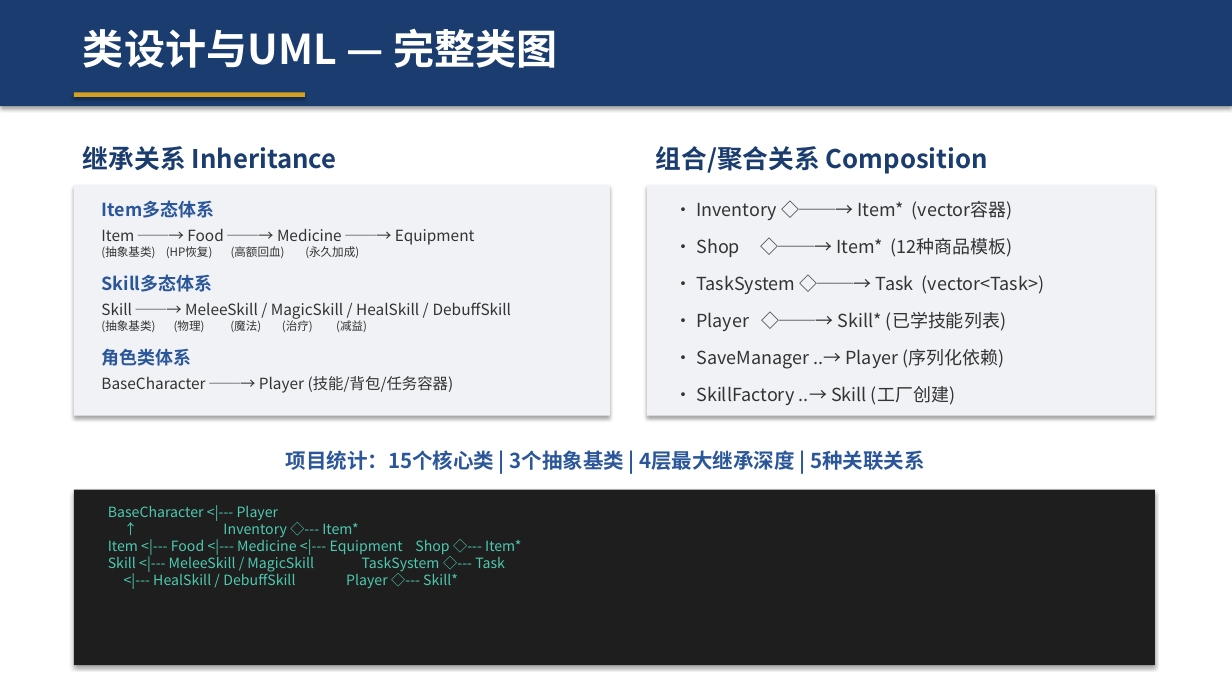
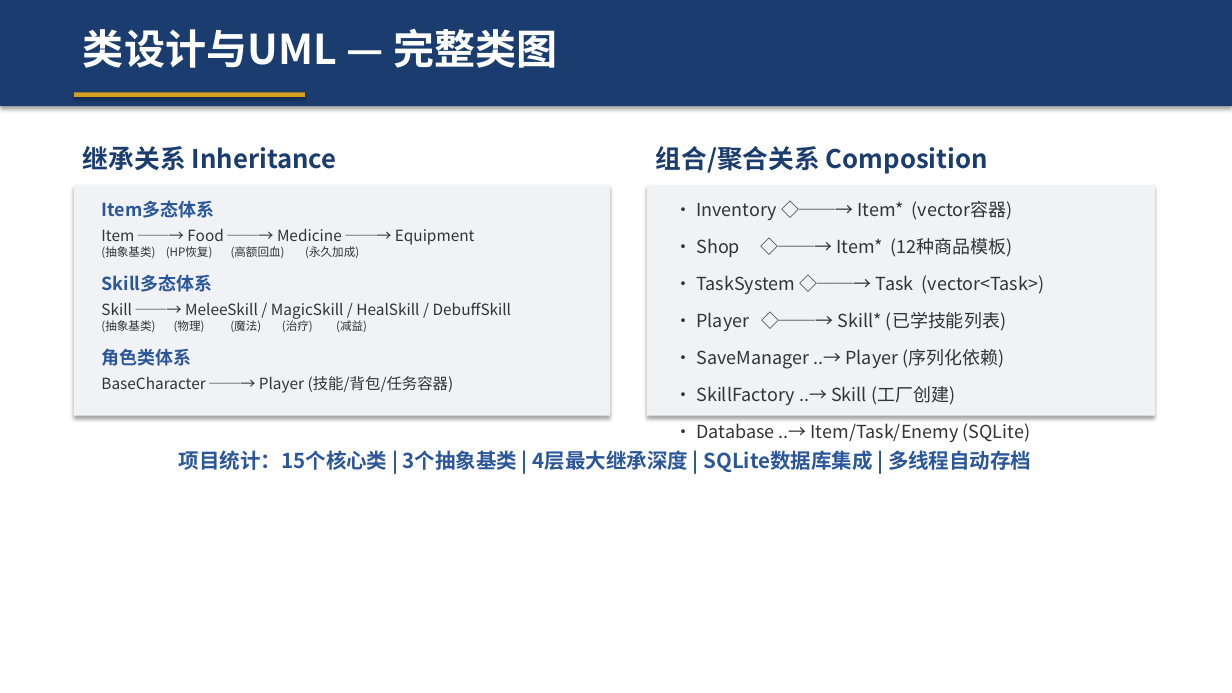
Before and after one commit to wechi123/-, a slide deck: slide 11 of build/校园RPG冒险游戏_汇报.pptx. Drawn at 1232x693 pixels with LibreOffice and Linux fonts; fonts in the diff are those of the drawing. Boxes give left, top, right and bottom in pixels: in the first picture for what was removed or moved away, otherwise in the second. Text is boxed around its words. In the diff, an @@ line names an element or a change of style, - is before the commit and + after.

```diff
--- a/build/校园RPG冒险游戏_汇报.pptx
+++ b/build/校园RPG冒险游戏_汇报.pptx
@@ text at [696,419,1031,442]: paragraph added @@
+• Database ..→ Item/Task/Enemy (SQLite)
@@ text at [179,450,1031,472]: text changed @@
-项目统计：15个核心类 | 3个抽象基类 | 4层最大继承深度 | 5种关联关系
+项目统计：15个核心类 | 3个抽象基类 | 4层最大继承深度 | SQLite数据库集成 | 多线程自动存档
@@ rectangle removed at [74,490,1155,665] @@
@@ text removed at [108,506,521,589] @@
-BaseCharacter <|--- Player
-↑ Inventory ◇--- Item*
-Item <|--- Food <|--- Medicine <|--- Equipment Shop ◇--- Item*
-Skill <|--- MeleeSkill / MagicSkill TaskSystem ◇--- Task
-<|--- HealSkill / DebuffSkill Player ◇--- Skill*
```
Also in this commit, not shown: 10 other slides changed, 5 slides added, 7 slides removed, 24 other files.
